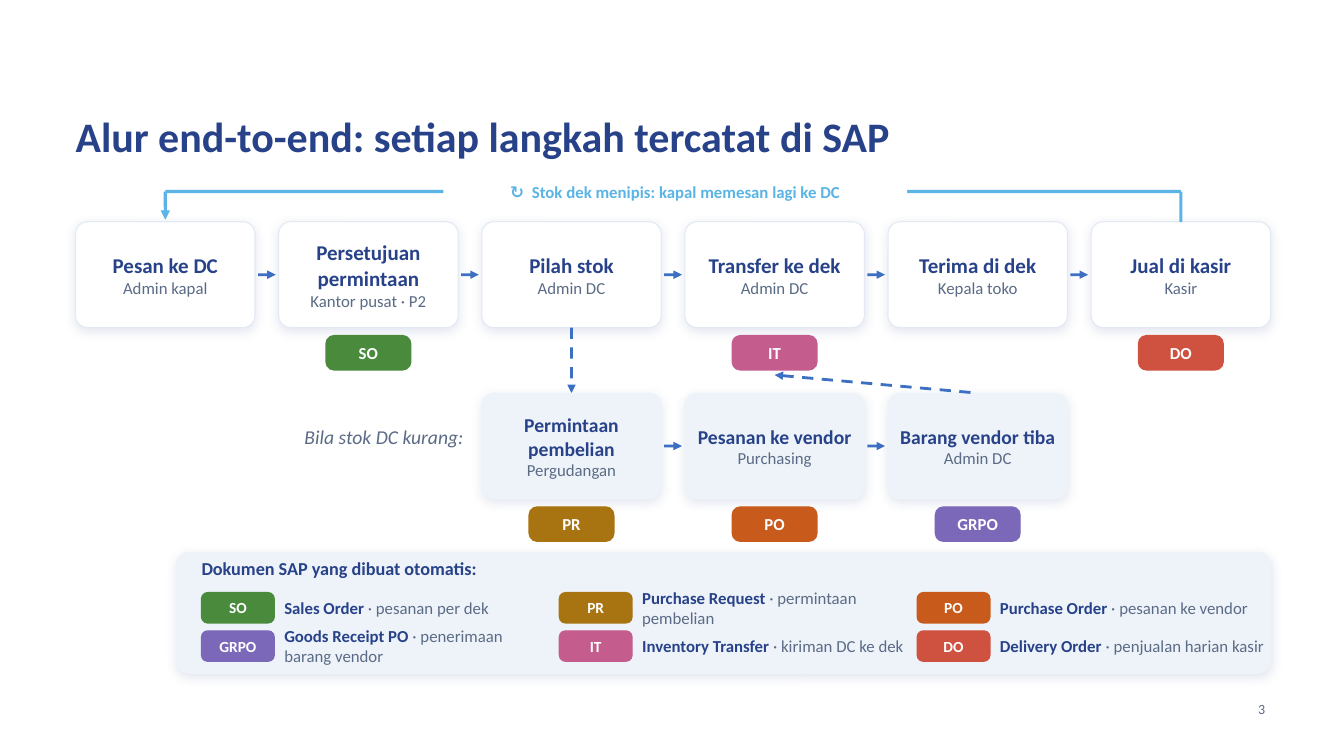
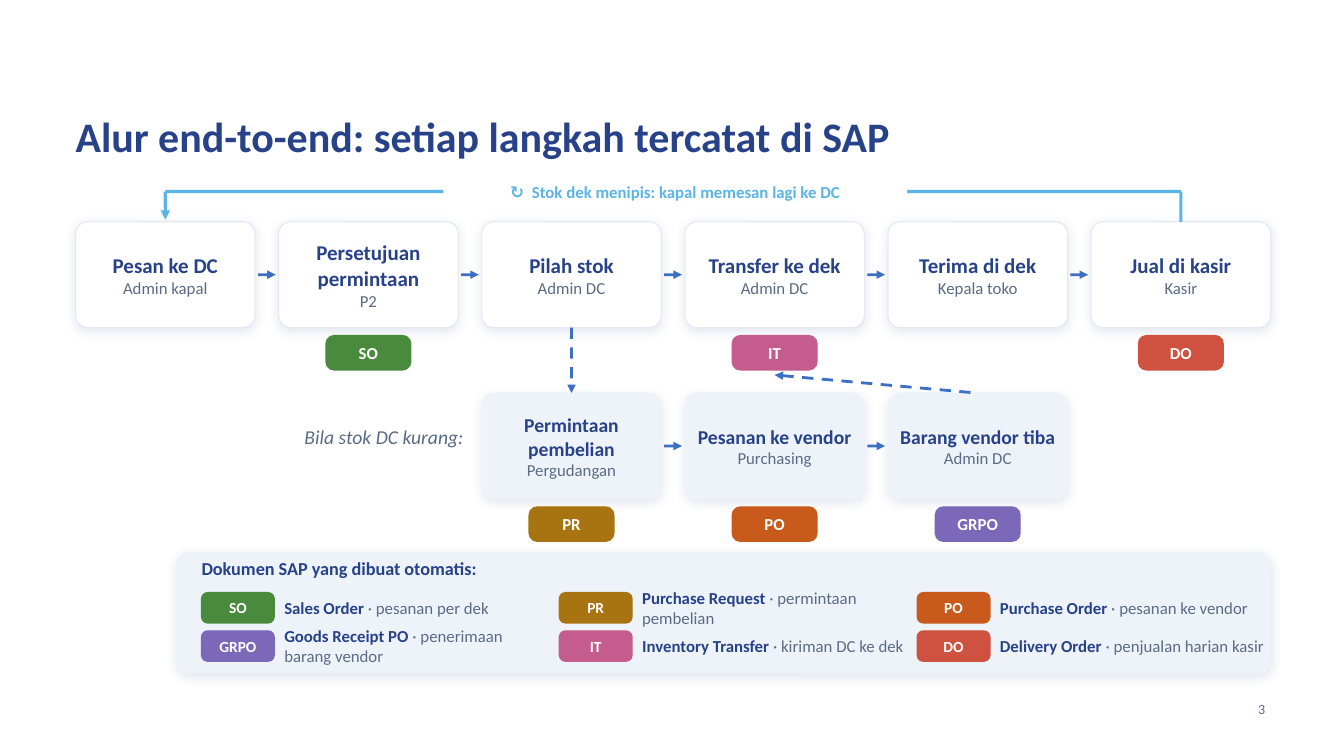
Before and after one commit to alfiandarmawan35/claude, a slide deck: slide 3 of docs/PID_POS_Paparan_Direksi_Template.pptx. Drawn at 1344x756 pixels with LibreOffice and Linux fonts; fonts in the diff are those of the drawing; background and template pictures are left out. Boxes give left, top, right and bottom in pixels: in the first picture for what was removed or moved away, otherwise in the second. Text is boxed around its words. In the diff, an @@ line names an element or a change of style, - is before the commit and + after.

```diff
--- a/docs/PID_POS_Paparan_Direksi_Template.pptx
+++ b/docs/PID_POS_Paparan_Direksi_Template.pptx
@@ text at box(360, 296, 377, 307): text changed @@
-Kantor pusat · P2
+P2
```
Also in this commit, not shown: 1 other file.
